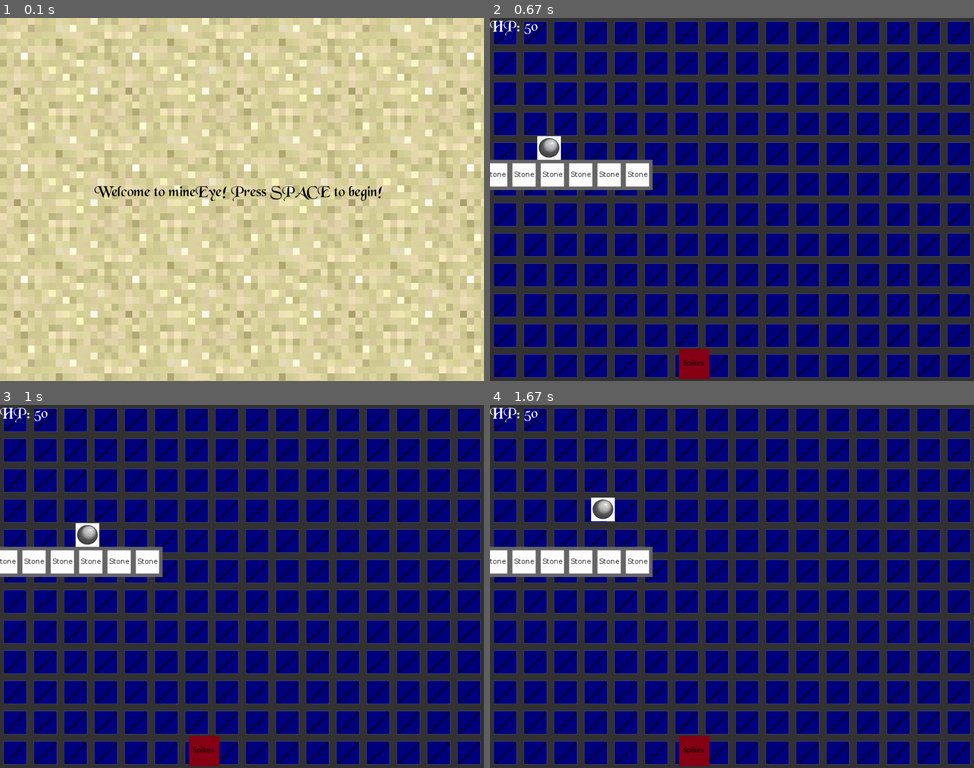
Above: before the commit, frames 1-4 (two rows, left to right).
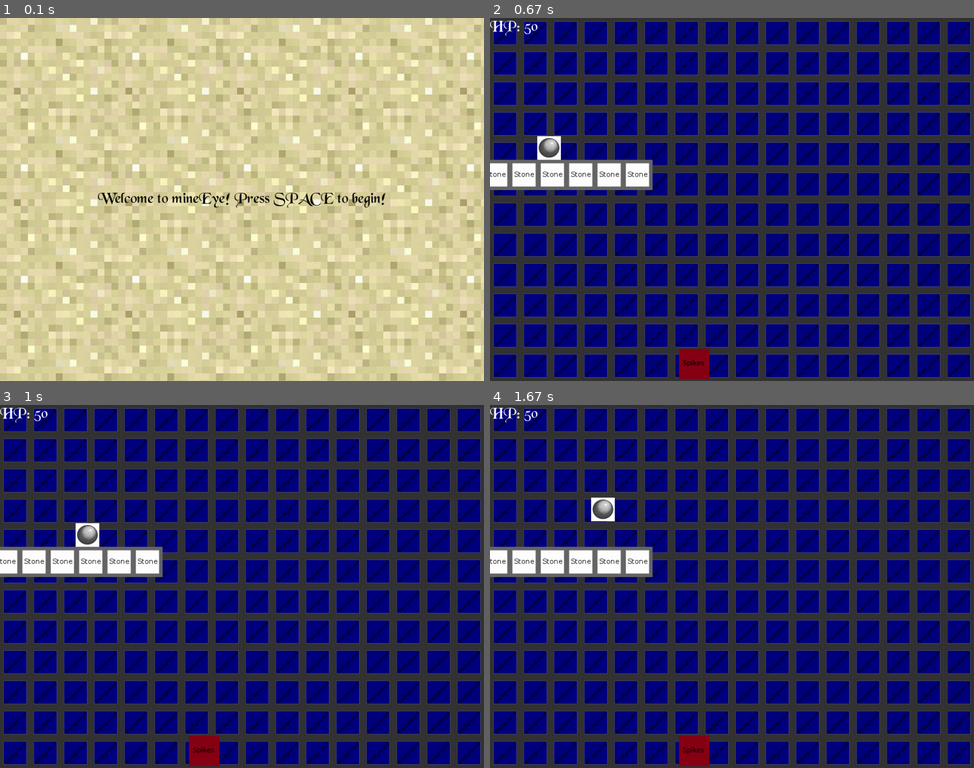
Above: after the commit, the same moments.

Repository: HallaSurvivor/mineEye
Game: pygame game, started from run.py
Two runs of this game, one before a commit and one after it. Both use one fixed random seed, a clock stepped at 60 frames per second and the inputs below.
Inputs:
- Up to frame 1 (0.1 s): no input
- Up to frame 2 (0.67 s): tap Space at 0.33 s
- Up to frame 3 (1 s): hold Right from 0.67 s (still down)
- Up to frame 4 (1.67 s): release Right at 1.13 s; hold Up 1.17-1.47 s; hold Right from 1.5 s (still down)

The runs differ from the first frame. In frame 1, 1.3% of the frame differs, in the area x 19-80%, y 46-53%; in frame 2, nothing differs; in frame 3, nothing differs; in frame 4, nothing differs.

Commit message:
added a constants module to keep constants separate from user config stuff.

Diff:
--- a/config.py
+++ b/config.py
@@ -5,10 +5,6 @@
 
 SCREEN_RESOLUTION = (1024, 768)
 
-BLACK = (0, 0, 0)
-WHITE = (255, 255, 255)
-RED = (255, 0, 0)
-
 UP = pygame.K_UP
 LEFT = pygame.K_LEFT
 DOWN = pygame.K_DOWN
--- /dev/null
+++ b/constants.py
@@ -0,0 +1,16 @@
+"""
+A place for all the constants to be stored.
+"""
+import config
+
+# Colors
+BLACK = (0, 0, 0)
+WHITE = (255, 255, 255)
+RED = (255, 0, 0)
+
+# Locations
+TOP_LEFT = (0, 0)
+TOP_RIGHT = (config.SCREEN_RESOLUTION[0], 0)
+BOTTOM_LEFT = (0, config.SCREEN_RESOLUTION[1])
+BOTTOM_RIGHT = config.SCREEN_RESOLUTION
+CENTER = (config.SCREEN_RESOLUTION[0]/2, config.SCREEN_RESOLUTION[1]/2)
--- a/gamestates.py
+++ b/gamestates.py
@@ -3,6 +3,7 @@
 """
 import pygame
 import config
+import constants
 import spritenames as sn
 import rooms
 
@@ -71,9 +72,13 @@
         background = sn.create_background(sn.load('sand.jpg'))
         screen.blit(background, (0, 0))
         welcome_text = sn.load_font('BLKCHCRY.TTF', 32).render(
-            "Welcome to mineEye! Press SPACE to begin!", 1, config.BLACK
+            "Welcome to mineEye! Press SPACE to begin!", 1, constants.BLACK
         )
-        screen.blit(welcome_text, (200, 350))
+        welcome_text_x = welcome_text.get_rect().width / 2
+        welcome_text_y = welcome_text.get_rect().height / 2
+        centered_pos = (constants.CENTER[0] - welcome_text_x, constants.CENTER[1] - welcome_text_y)
+
+        screen.blit(welcome_text, centered_pos)
 
     def update(self):
         pass
@@ -105,7 +110,7 @@
         self.all_sprites_list.draw(screen)
 
         hero_hp = sn.load_font('BLKCHCRY.TTF', 32).render(
-            "HP: {0}".format(self.hero.hp), 1, config.WHITE
+            "HP: {0}".format(self.hero.hp), 1, constants.WHITE
         )
         screen.blit(hero_hp, (0, 0))
 
@@ -150,13 +155,18 @@
 
     def __init__(self):
         super().__init__()
+        self.manager = None
 
     def draw(self, screen):
-        screen.fill(config.BLACK)
+        screen.fill(constants.BLACK)
         death_text = sn.load_font("Melma.ttf", 32).render(
-            "You Died! \n Press any key to try again.", 1, config.RED
+            "You Died! \n Press any key to try again.", 1, constants.RED
         )
-        screen.blit(death_text, (200, 350))
+        death_text_x = death_text.get_rect().width / 2
+        death_text_y = death_text.get_rect().height / 2
+        centered_pos = (constants.CENTER[0] - death_text_x, constants.CENTER[1] - death_text_y)
+
+        screen.blit(death_text, centered_pos)
 
     def update(self):
         pass
--- a/run.py
+++ b/run.py
@@ -26,13 +26,3 @@
 
 
     pygame.display.flip()
-    #updates the timer after each run of the loop
-    # displayTime += 1/60
-    # elapsed_time = time.strftime('%M:%S', time.gmtime(displayTime))
-
-    # if Hero.hp == 0:
-    #     black = sn.create_background(sn.load('blackbox.jpg'))
-    #     screen.blit(black, (0, 0))
-    #     you_lose = HP_FONT.render("You lose", 1, (255, 0, 0))
-    #     screen.blit(you_lose, (400, 300))
-    #     pygame.display.update()
